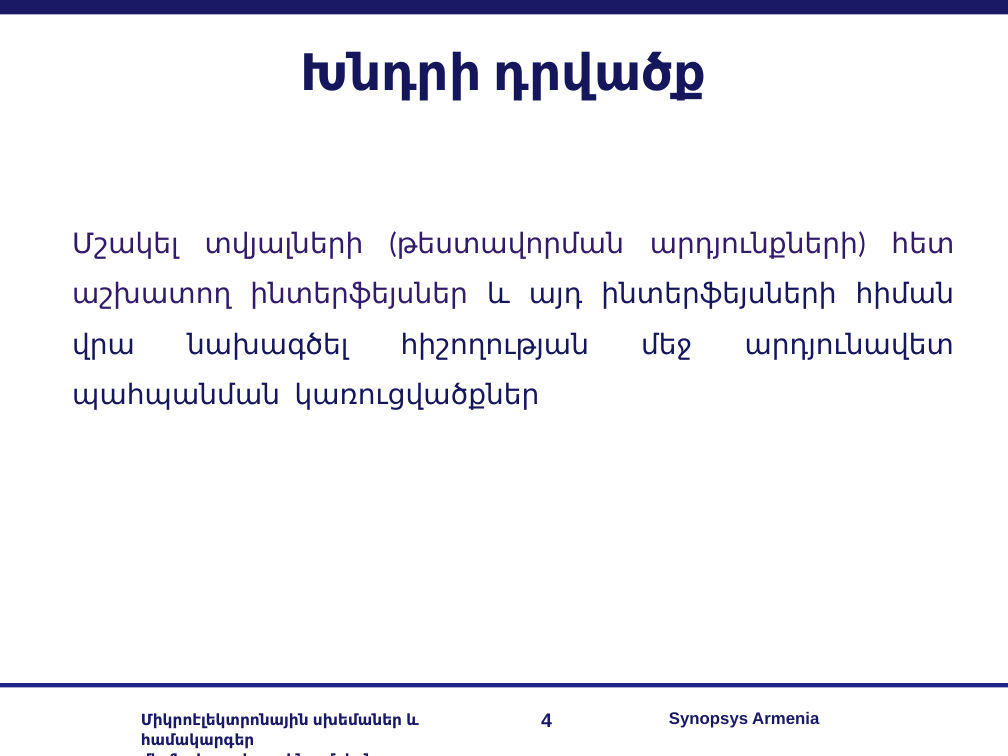
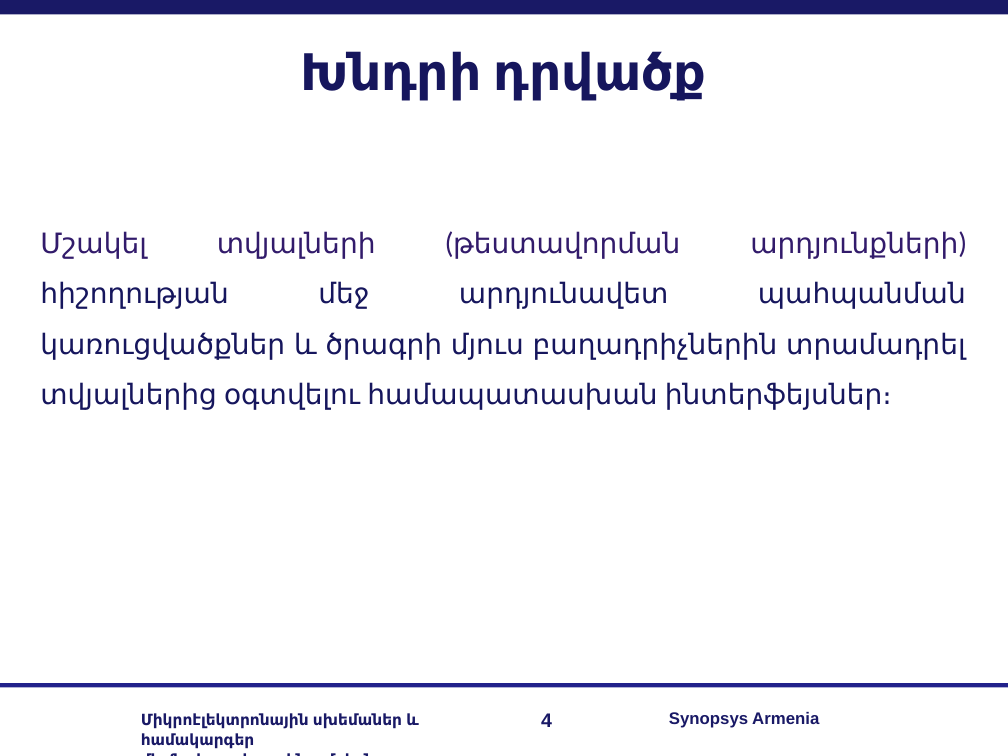
Before and after one commit to RazKarapetyan/Diploma_Final_Files, a slide deck: slide 4 of My Diploma/slides.ppt. Drawn at 1008x756 pixels with LibreOffice and Linux fonts; fonts in the diff are those of the drawing; background and template pictures are left out. Boxes give left, top, right and bottom in pixels: in the first picture for what was removed or moved away, otherwise in the second. Text is boxed around its words. In the diff, an @@ line names an element or a change of style, - is before the commit and + after.

```diff
--- a/My Diploma/slides.ppt
+++ b/My Diploma/slides.ppt
@@ text at <box>40,231,966,410</box>: text changed @@
-  Մշակել տվյալների (թեստավորման արդյունքների) հետ աշխատող ինտերֆեյսներ և այդ ինտերֆեյսների հիման վրա նախագծել հիշողության մեջ արդյունավետ պահպանման կառուցվածքներ
+  Մշակել տվյալների (թեստավորման արդյունքների) հիշողության մեջ արդյունավետ պահպանման կառուցվածքներ և ծրագրի մյուս բաղադրիչներին տրամադրել տվյալներից օգտվելու համապատասխան ինտերֆեյսներ։
```
Also in this commit, not shown: 6 other slides changed, 1 slide added.
